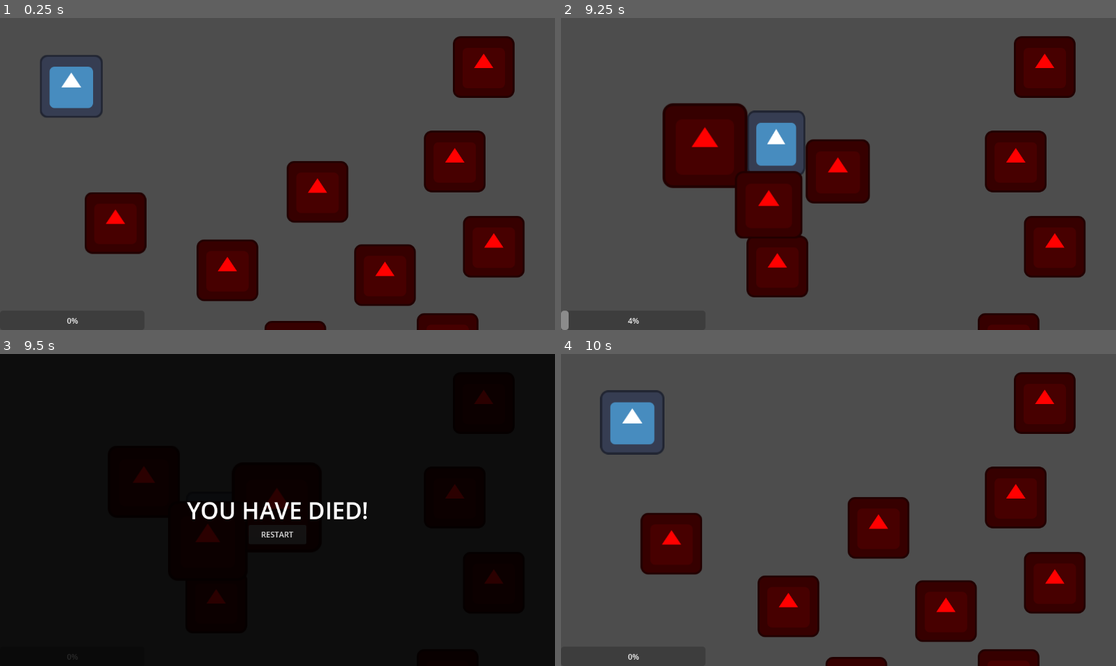
Above: before the commit, frames 1-4 (two rows, left to right).
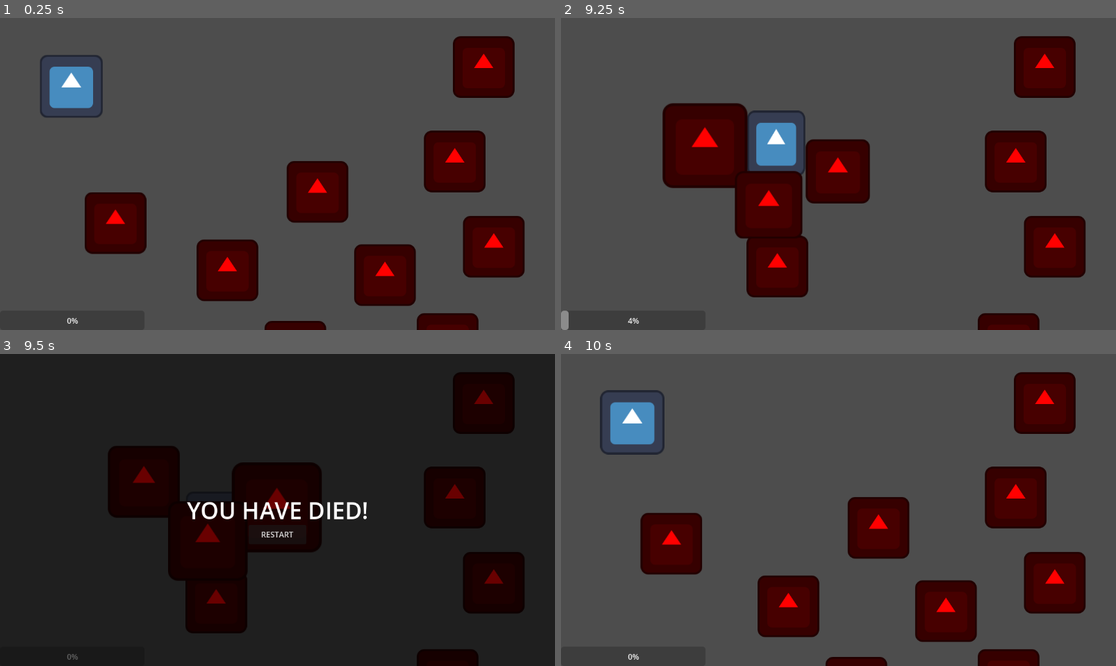
Above: after the commit, the same moments.

Repository: PietPadda/Godot_2D_ARPG
Game: Godot game, scene res://scenes/levels/main.tscn
The game is run twice, just before and just after one commit, with the same random seed, the same clock (stepped at 60 frames per second) and the same inputs. The engine's default icon, where the game draws it, is replaced by a stand-in: a white triangle on a blue panel in a dark square.
Inputs (mouse positions are in pixels of both pictures, inside the frame that each line leads up to):
- Up to frame 1 (0.25 s): no input
- Up to frame 2 (9.25 s): move the mouse to (810, 236) at 0.52 s; hold Space (attack) 0.53-1.28 s; tap Tab (ui_text_completion_replace) at 0.8, 1.35, 2.3, 6.8, 7.35, 8.3, 8.85 s; move the mouse to (1005, 220) at 1.27 s; tap Space (attack) at 1.55, 3.05, 4.35, 5.85, 7.55, 9.05 s; move the mouse to (672, 127) at 2.02 s; hold Space (attack) 2.03-2.78 s; move the mouse to (866, 174) at 2.77 s; click (866, 174) at 2.85 s; move the mouse to (755, 96) at 3.52 s; hold Tab (ui_text_completion_replace) 3.53-4.28 s; move the mouse to (960, 158) at 4.27 s; move the mouse to (727, 189) at 5.02 s; hold Tab (ui_text_completion_replace) 5.03-5.78 s; move the mouse to (894, 105) at 5.77 s; move the mouse to (810, 236) at 6.52 s; press the mouse at (810, 236) at 6.53 s; move the mouse to (1005, 220) at 7.27 s; release the mouse at (1005, 220) at 7.28 s; move the mouse to (672, 127) at 8.02 s; hold Space (attack) 8.03-8.78 s; move the mouse to (866, 174) at 8.77 s
- Up to frame 3 (9.5 s): no input
- Up to frame 4 (10 s): click "RESTART" at 9.5 s

Frames 1-2 are identical in both runs. In frame 3, 0.8% of the frame differs, in the area x 12-91%, y 11-98%; in frame 4, nothing differs.

Commit message:
fix(stats): prevent died signal from firing multiple times

Diff:
--- a/scripts/components/stats_component.gd
+++ b/scripts/components/stats_component.gd
@@ -12,6 +12,7 @@
 
 # The entity's current, in-game stats.
 var current_health: int
+var is_dead: bool = false
 
 func _ready() -> void:
 	# Ensure a stats resource has been assigned in the editor.
@@ -26,9 +27,13 @@
 	# For testing: print the initialized health.
 	print("%s initialized with %d HP." % [get_parent().name, current_health])
 
-
 # Public function to apply damage to this entity.
 func take_damage(damage_amount: int) -> void:
+	# This is a "guard clause". If the entity is already dead,
+	# we stop the function immediately.
+	if is_dead:
+		return
+
 	# We need to make sure we have stats data before proceeding.
 	if not stats_data:
 		return # early exit
@@ -39,6 +44,7 @@
 	print("%s took %d damage, %d HP remaining." % [get_parent().name, damage_amount, current_health])
 
 	if current_health <= 0: # if dead
+		is_dead = true # flag entity as dead
 		current_health = 0 # set dead
 		print("%s has been defeated!" % get_parent().name)
 		# Instead of queue_free(), we now emit a signal.
